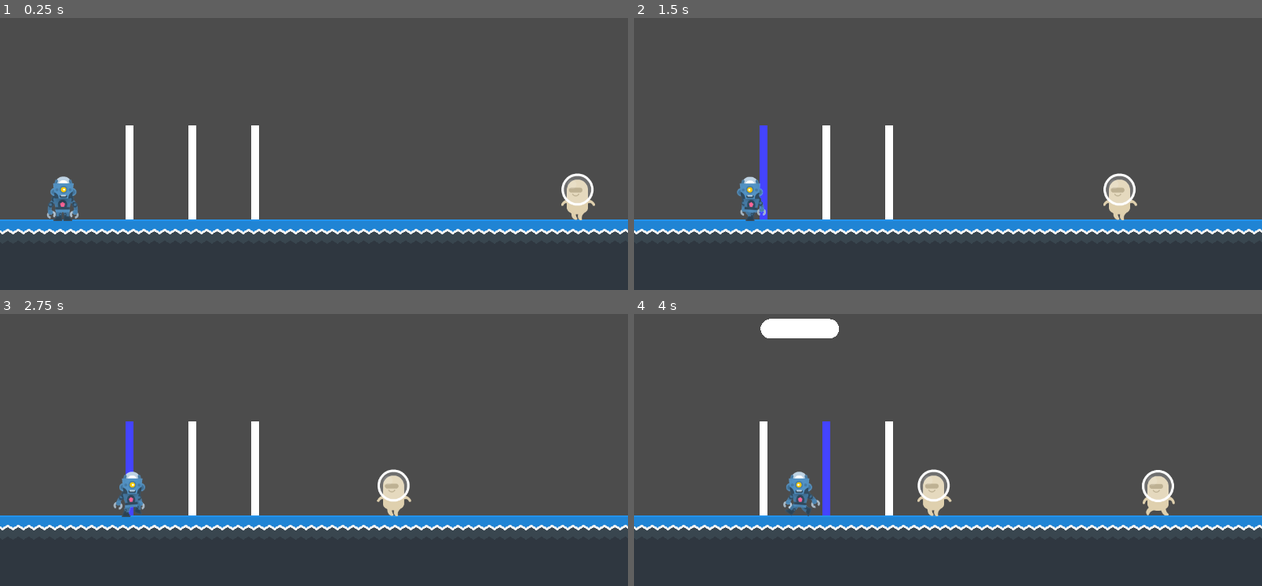
Above: before the commit, frames 1-4 (two rows, left to right).
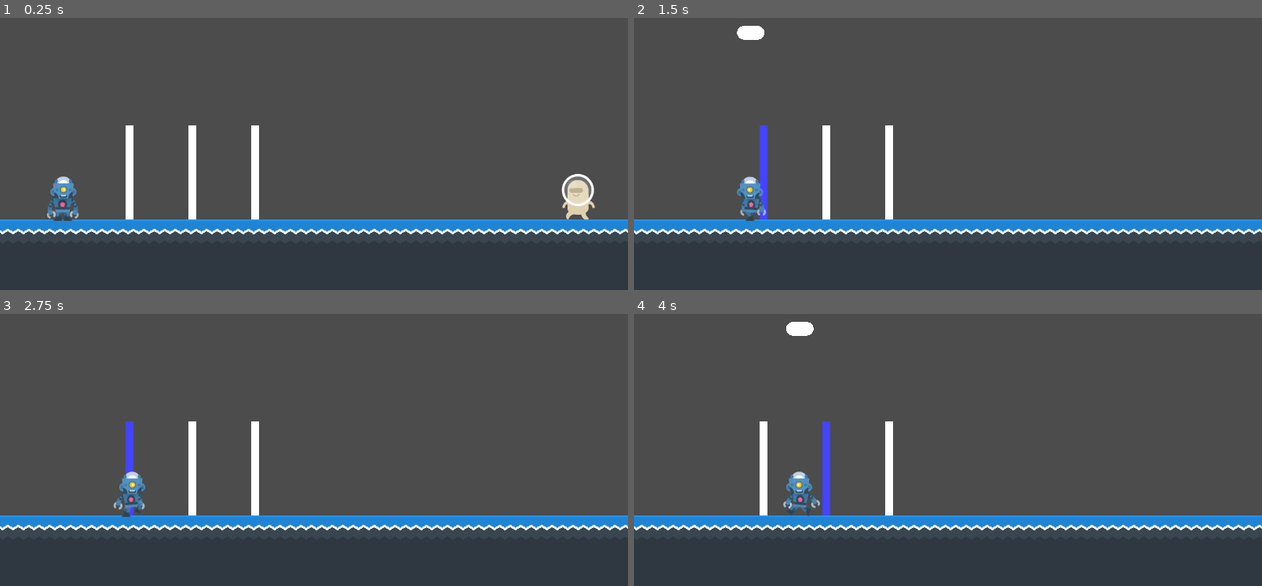
Above: after the commit, the same moments.

Repository: hermitt88/Hanoi-TD
Game: Godot game, scene res://Main.tscn
Two runs of this game, one before a commit and one after it. Both use one fixed random seed, a clock stepped at 60 frames per second and the inputs below.
Inputs:
- Up to frame 1 (0.25 s): no input
- Up to frame 2 (1.5 s): tap Enter (ui_accept) at 0.5, 0.77, 1.07 s; hold Right (ui_right) 0.53-1.28 s; tap Space (ui_select) at 0.6 s; tap R (clear_wave, bound only after the commit) at 0.8, 1.35 s; hold Left (ui_left) from 1.28 s (still down)
- Up to frame 3 (2.75 s): tap Enter (ui_accept) at 1.52, 1.55, 1.82, 2.1 s; release Left (ui_left) at 2.03 s; hold Right (ui_right) from 2.03 s (still down); tap Space (ui_select) at 2.3 s
- Up to frame 4 (4 s): tap Space (ui_select) at 2.85 s; tap Enter (ui_accept) at 3.02, 3.32, 3.77, 3.8 s; tap R (clear_wave, bound only after the commit) at 3.05, 3.6 s; release Right (ui_right) at 3.53 s; hold Left (ui_left) from 3.53 s (still down)

The runs differ from the first frame. In frame 1, 0.2% of the frame differs, in the area x 89-95%, y 57-75%; in frame 2, 0.9%; in frame 3, 0.7%; in frame 4, 2.0%, in the area x 20-87%, y 1-75%.

Commit message:
first bullet interaction

Diff:
--- a/AlienBeige.gd
+++ b/AlienBeige.gd
@@ -1,7 +1,11 @@
 extends Node2D
+
+var hp = 50
 
 func _ready():
 	$AnimatedSprite.flip_h = true
 	$AnimatedSprite.play("walk")
 
-#func _process(_delta):
+func _process(_delta):
+	if hp < 0:
+		queue_free()
--- a/AlienBeige.tscn
+++ /dev/null
@@ -1,39 +0,0 @@
-[gd_scene load_steps=9 format=2]
-
-[ext_resource path="res://assets/enemies/alienBeige.png" type="Texture" id=1]
-[ext_resource path="res://assets/enemies/alienBeige_walk2.png" type="Texture" id=2]
-[ext_resource path="res://assets/enemies/alienBeige_stand.png" type="Texture" id=3]
-[ext_resource path="res://assets/enemies/alienBeige_walk1.png" type="Texture" id=4]
-[ext_resource path="res://AlienFollow.gd" type="Script" id=5]
-[ext_resource path="res://assets/enemies/alienBeige_swim1.png" type="Texture" id=6]
-[ext_resource path="res://assets/enemies/alienBeige_swim2.png" type="Texture" id=7]
-
-[sub_resource type="SpriteFrames" id=1]
-animations = [ {
-"frames": [ ExtResource( 1 ), ExtResource( 3 ) ],
-"loop": true,
-"name": "idle",
-"speed": 0.5
-}, {
-"frames": [ ExtResource( 6 ), ExtResource( 7 ), ExtResource( 6 ), ExtResource( 7 ), ExtResource( 6 ), ExtResource( 7 ) ],
-"loop": false,
-"name": "swim",
-"speed": 5.0
-}, {
-"frames": [ ExtResource( 4 ), ExtResource( 2 ) ],
-"loop": true,
-"name": "walk",
-"speed": 5.0
-} ]
-
-[node name="AlienBeige" type="PathFollow2D"]
-rotate = false
-loop = false
-script = ExtResource( 5 )
-
-[node name="AnimatedSprite" type="AnimatedSprite" parent="."]
-position = Vector2( 0, -46 )
-frames = SubResource( 1 )
-animation = "walk"
-playing = true
-flip_h = true
--- a/AlienFollow.gd
+++ /dev/null
@@ -1,16 +0,0 @@
-extends PathFollow2D
-
-#onready var AlienTimer = get_node("./AlienTimer")
-#var AlienBeige = preload("res://AlienBeige.tscn")
-
-var speed = 150
-
-func _process(delta):
-	#var new_offset = get_offset() + speed * delta
-	var progress = get_unit_offset()
-	if progress < 1:
-		set_offset(get_offset() + speed * delta)
-	else:
-		$AnimatedSprite.play("swim")
-		yield($AnimatedSprite, "animation_finished")
-		queue_free()
--- a/AlienPath.gd
+++ b/AlienPath.gd
@@ -1,15 +1,16 @@
 extends Path2D
 
-var AlienBeige = preload("res://AlienBeige.tscn")
+var AlienWave = preload("res://AlienWave.tscn")
+
+var rng = RandomNumberGenerator.new()
 
 func _ready():
 	testWave()
 
-#func _process(delta):
-
-
 func testWave():
-	var new_AlienBeige = AlienBeige.instance()
-	add_child(new_AlienBeige, true)
+	var new_AlienWave = AlienWave.instance()
+	new_AlienWave.get_child(0).position.y -= rng.randi_range(0, 9)
+	add_child(new_AlienWave, true)
 	yield(get_tree().create_timer(3), "timeout")
 	testWave()
+	#new_AlienWave.connect("towerSignal", self, "_on_Tower_towerSignal")
--- /dev/null
+++ b/AlienWave.gd
@@ -0,0 +1,36 @@
+extends PathFollow2D
+
+#onready var AlienTimer = get_node("./AlienTimer")
+#var AlienBeige = preload("res://AlienBeige.tscn")
+
+var speed = 150
+
+var hp = 20
+
+onready var box = $HBoxContainer/ColorRect
+
+func _ready():
+	box.anchor_left = 0
+	box.anchor_right = 1
+	box.anchor_top = 0
+	box.anchor_bottom = 1
+
+func _process(delta):
+	if hp < 0:
+		queue_free()
+
+	#var new_offset = get_offset() + speed * delta
+	var progress = get_unit_offset()
+	if progress < 1:
+		set_offset(get_offset() + speed * delta)
+	else:
+		$AlienBeige/AnimatedSprite.play("swim")
+		yield($AlienBeige/AnimatedSprite, "animation_finished")
+		queue_free()
+
+
+func _on_AlienBeige_area_entered(area):
+	if area.is_in_group("bullets"):
+		hp -= area.damage
+		box.anchor_right = hp / 20
+		area.queue_free()
--- /dev/null
+++ b/AlienWave.tscn
@@ -0,0 +1,66 @@
+[gd_scene load_steps=11 format=2]
+
+[ext_resource path="res://assets/enemies/alienBeige_swim1.png" type="Texture" id=1]
+[ext_resource path="res://assets/enemies/alienBeige_swim2.png" type="Texture" id=2]
+[ext_resource path="res://AlienWave.gd" type="Script" id=3]
+[ext_resource path="res://assets/enemies/alienBeige_stand.png" type="Texture" id=4]
+[ext_resource path="res://assets/enemies/alienBeige_walk1.png" type="Texture" id=5]
+[ext_resource path="res://assets/enemies/alienBeige.png" type="Texture" id=6]
+[ext_resource path="res://assets/enemies/alienBeige_walk2.png" type="Texture" id=7]
+
+[sub_resource type="SpriteFrames" id=1]
+animations = [ {
+"frames": [ ExtResource( 6 ), ExtResource( 4 ) ],
+"loop": true,
+"name": "idle",
+"speed": 0.5
+}, {
+"frames": [ ExtResource( 1 ), ExtResource( 2 ), ExtResource( 1 ), ExtResource( 2 ), ExtResource( 1 ), ExtResource( 2 ) ],
+"loop": false,
+"name": "swim",
+"speed": 5.0
+}, {
+"frames": [ ExtResource( 5 ), ExtResource( 7 ) ],
+"loop": true,
+"name": "walk",
+"speed": 5.0
+} ]
+
+[sub_resource type="RectangleShape2D" id=2]
+extents = Vector2( 32, 48 )
+
+[sub_resource type="Theme" id=3]
+
+[node name="AlienWave" type="PathFollow2D"]
+rotate = false
+loop = false
+script = ExtResource( 3 )
+
+[node name="AlienBeige" type="Area2D" parent="."]
+
+[node name="AnimatedSprite" type="AnimatedSprite" parent="AlienBeige"]
+position = Vector2( 0, -46 )
+frames = SubResource( 1 )
+animation = "walk"
+frame = 1
+playing = true
+flip_h = true
+
+[node name="CollisionShape2D" type="CollisionShape2D" parent="AlienBeige"]
+position = Vector2( 0, -48 )
+shape = SubResource( 2 )
+
+[node name="HBoxContainer" type="HBoxContainer" parent="."]
+margin_left = -40.0
+margin_top = -128.0
+margin_right = 40.0
+margin_bottom = -112.0
+theme = SubResource( 3 )
+
+[node name="ColorRect" type="ColorRect" parent="HBoxContainer"]
+anchor_right = 1.0
+anchor_bottom = 0.5
+margin_bottom = 16.0
+color = Color( 1, 0, 0, 1 )
+
+[connection signal="area_entered" from="AlienBeige" to="." method="_on_AlienBeige_area_entered"]
--- a/Bullet.gd
+++ b/Bullet.gd
@@ -1,6 +1,24 @@
 extends Area2D
 
-var colorWhite = Color(255, 255, 255, 1)
+const colorWhite = Color(255, 255, 255, 1)
+const colorRed = Color(255, 0, 0, 1)
+var screen_size
+var speed = 450
+
+var damage
+
+signal damage(dmg)
+
+func _ready():
+	screen_size = get_viewport_rect().size
+	add_to_group("bullets")
+
+func _process(delta):
+	update()
+	if position.x > screen_size.x:
+		queue_free()
+	else:
+		position.x += speed * delta
 
 func _draw():
-	draw_circle(Vector2.ZERO, 32, colorWhite)
+	draw_circle(Vector2.ZERO, 10, colorRed)
--- a/Bullet.tscn
+++ b/Bullet.tscn
@@ -1,10 +1,13 @@
-[gd_scene load_steps=2 format=2]
+[gd_scene load_steps=3 format=2]
 
 [ext_resource path="res://Bullet.gd" type="Script" id=1]
+
+[sub_resource type="CircleShape2D" id=1]
 
 [node name="Bullet" type="Area2D"]
 script = ExtResource( 1 )
 
 [node name="CollisionShape2D" type="CollisionShape2D" parent="."]
+shape = SubResource( 1 )
 
 [node name="Sprite" type="Sprite" parent="."]
--- a/Main.gd
+++ b/Main.gd
@@ -5,28 +5,38 @@
 var currentTowerArray
 var currentTowerCapacity
 
+var rng = RandomNumberGenerator.new()
+
 signal updateTower(nth, to)
 signal updateHand(to)
+
+onready var Towers = $Towers
+var Tower = preload("res://Tower.tscn")
 
 func _ready():
 	playerVisiting = -1
 	playerHand = null
 	currentTowerArray = []
 	currentTowerCapacity = -1
+	three_towers()
 
 func _process(_delta):
 
-	# Test Key: Enter
+	# Test Key: Enter(Generate/Eliminate a Disk), R(Clear wave)
 	if Input.is_action_just_pressed("ui_accept"):
 		if playerHand:
 			playerHand = null
 		else:
-			playerHand = randi() % 4
+			playerHand = rng.randi_range(1, 3)
 		emit_signal("updateHand", playerHand)
 
+	if Input.is_action_just_pressed("clear_wave"):
+		for i in $AlienPath.get_children():
+			i.queue_free()
+
 	if Input.is_action_just_pressed("ui_select"):
-		print(playerVisiting)
 		if playerVisiting != -1:
+			print("Interacting with Tower#", playerVisiting)
 			if playerHand:
 				if !currentTowerArray or currentTowerArray.size() < currentTowerCapacity and currentTowerArray[-1] > playerHand:
 					currentTowerArray.append(playerHand)
@@ -40,10 +50,14 @@
 		else:
 			print("please visit anywhere")
 
+func three_towers():
+	for i in [0, 1, 2]:
+		var new_Tower = Tower.instance()
+		new_Tower.position = Vector2(256 + 128 * i, 384)
+		Towers.add_child(new_Tower, true)
+		new_Tower.connect("towerSignal", self, "_on_Tower_towerSignal")
 
-#타워시그널 잃어버림!!!!
 func _on_Tower_towerSignal(towerIndex, playerHere, towerArray, towerCapacity):
-	print("towerIndex ", towerIndex, " playerHere ", playerHere)
 	playerVisiting = towerIndex if playerHere else -1
 	currentTowerArray = towerArray
 	currentTowerCapacity = towerCapacity
--- a/Main.tscn
+++ b/Main.tscn
@@ -1,9 +1,8 @@
-[gd_scene load_steps=7 format=2]
+[gd_scene load_steps=6 format=2]
 
 [ext_resource path="res://Map.tscn" type="PackedScene" id=1]
 [ext_resource path="res://Player.tscn" type="PackedScene" id=2]
 [ext_resource path="res://Main.gd" type="Script" id=3]
-[ext_resource path="res://Towers.gd" type="Script" id=4]
 [ext_resource path="res://AlienPath.gd" type="Script" id=5]
 
 [sub_resource type="Curve2D" id=2]
@@ -17,14 +16,13 @@
 [node name="TileMap" parent="." instance=ExtResource( 1 )]
 
 [node name="Towers" type="Node2D" parent="."]
-script = ExtResource( 4 )
 
 [node name="Player" parent="." instance=ExtResource( 2 )]
 position = Vector2( 128, 515 )
 collision_layer = 2
 collision_mask = 4
 
-[node name="Path2D" type="Path2D" parent="."]
+[node name="AlienPath" type="Path2D" parent="."]
 curve = SubResource( 2 )
 script = ExtResource( 5 )
 
--- a/Player.gd
+++ b/Player.gd
@@ -7,9 +7,9 @@
 
 var onHand = null
 var cellSize = 64
-var diskThickness = 40
+var diskThickness = 28
 
-var colorWhite = Color(255, 255, 255, 1)
+const colorWhite = Color(255, 255, 255, 1)
 
 #signal playerSignal(onHand)
 
--- a/Tower.gd
+++ b/Tower.gd
@@ -6,16 +6,22 @@
 var towerCapacity
 var cellSize = 64
 var rodWidth = 16
-var diskThickness = 40
+var diskThickness = 28
 signal towerSignal(towerIndex, playerHere, towerArray, towerCapacity)
 
-var colorWhite = Color(255, 255, 255, 1)
+var rng = RandomNumberGenerator.new()
+
+var Bullet = preload("res://Bullet.tscn")
+
+const colorWhite = Color(255, 255, 255, 1)
 
 var towerArray = Array()
 
 func _ready():
+	randomize()
 	towerIndex = self.get_index()
 	towerCapacity = 3
+	fire()
 
 func _process(_delta):
 	update()
@@ -35,13 +41,21 @@
 	draw_circle(circleCenter2, circleRadius, colorWhite)
 	draw_rect(Rect2(rectStart, rectSize), colorWhite)
 
-func attack():
-	pass
+func fire():
+	if towerArray:
+		var newBullet = Bullet.instance()
+		newBullet.position.y = 192 - 48 + rng.randi_range(-31, 31)
+		var BulletDamage = 0
+		for i in towerArray.size():
+			BulletDamage += towerArray[i] * pow(i + 1, 2)
+		newBullet.damage = BulletDamage
+		add_child(newBullet)
+	yield(get_tree().create_timer(2), "timeout")
+	fire()
 
 func _on_Main_updateTower(nth, to):
 	if towerIndex == nth:
 		towerArray = to
-
 
 func _on_Tower_area_entered(area):
 	if area.get_name() == "Player":
--- a/Tower.tscn
+++ b/Tower.tscn
@@ -5,7 +5,7 @@
 [sub_resource type="RectangleShape2D" id=1]
 extents = Vector2( 8, 96 )
 
-[node name="Tower1" type="Area2D"]
+[node name="Tower1" type="Area2D" groups=["bullets"]]
 position = Vector2( 320, 384 )
 collision_layer = 4
 collision_mask = 2
--- a/Towers.gd
+++ /dev/null
@@ -1,15 +0,0 @@
-extends Node2D
-
-var Tower = preload("res://Tower.tscn")
-
-func _ready():
-	three_towers()
-
-#func _process(delta):
-
-
-func three_towers():
-	for i in [0, 1, 2]:
-		var new_Tower = Tower.instance()
-		new_Tower.position = Vector2(256 + 128 * i, 384)
-		add_child(new_Tower, true)
--- a/project.godot
+++ b/project.godot
@@ -62,6 +62,11 @@
 , Object(InputEventKey,"resource_local_to_scene":false,"resource_name":"","device":0,"alt":false,"shift":false,"control":false,"meta":false,"command":false,"pressed":false,"scancode":68,"physical_scancode":0,"unicode":0,"echo":false,"script":null)
  ]
 }
+clear_wave={
+"deadzone": 0.5,
+"events": [ Object(InputEventKey,"resource_local_to_scene":false,"resource_name":"","device":0,"alt":false,"shift":false,"control":false,"meta":false,"command":false,"pressed":false,"scancode":82,"physical_scancode":0,"unicode":0,"echo":false,"script":null)
+ ]
+}
 
 [layer_names]
 
